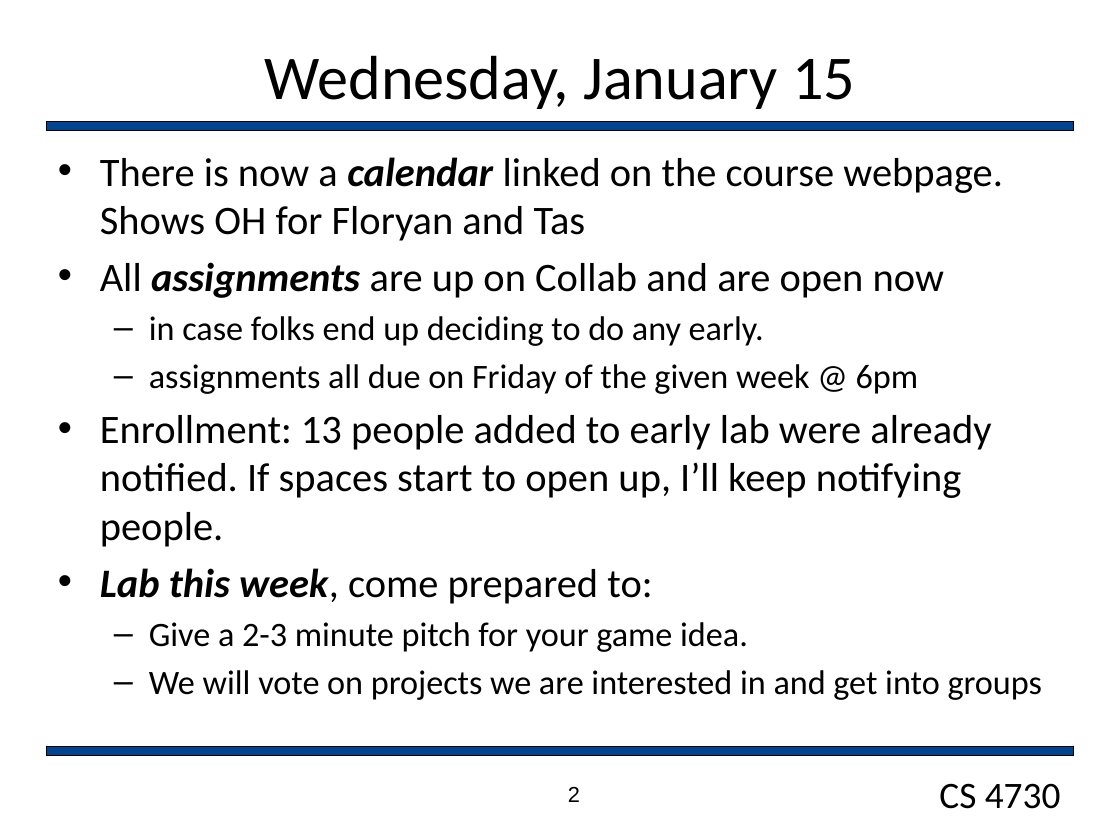
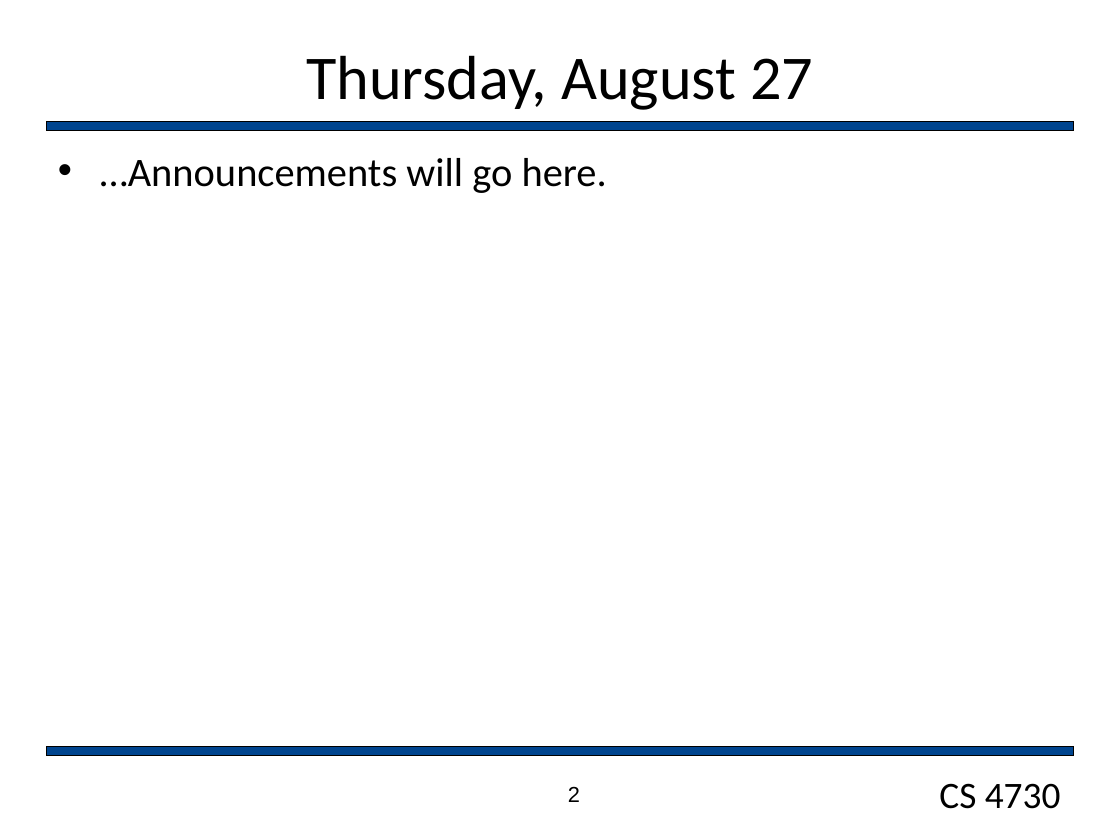
Before and after one commit to markfloryan/gamedesign, a slide deck: slide 2 of slides/dailyAnnouncements.pptx. Drawn at 1120x840 pixels with LibreOffice and Linux fonts; fonts in the diff are those of the drawing; background and template pictures are left out. Boxes give left, top, right and bottom in pixels: in the first picture for what was removed or moved away, otherwise in the second. Text is boxed around its words. In the diff, an @@ line names an element or a change of style, - is before the commit and + after.

Commit message:
rebuild slides page and clearing out daily announcements

```diff
--- a/slides/dailyAnnouncements.pptx
+++ b/slides/dailyAnnouncements.pptx
@@ title at (306,55,813,110): text changed @@
-Wednesday, January 15
+Thursday, August 27
@@ text at (100,158,607,193): text changed @@
-• There is now a calendar linked on the course webpage. Shows OH for Floryan and Tas
-• All assignments are up on Collab and are open now
-  – in case folks end up deciding to do any early.
-  – assignments all due on Friday of the given week @ 6pm
-• Enrollment: 13 people added to early lab were already notified. If spaces start to open up, I’ll keep notifying people.
-• Lab this week, come prepared to:
-  – Give a 2-3 minute pitch for your game idea.
-  – We will vote on projects we are interested in and get into groups
+• …Announcements will go here.
```
Also in this commit, not shown: 10 slides removed, 1 other file.
